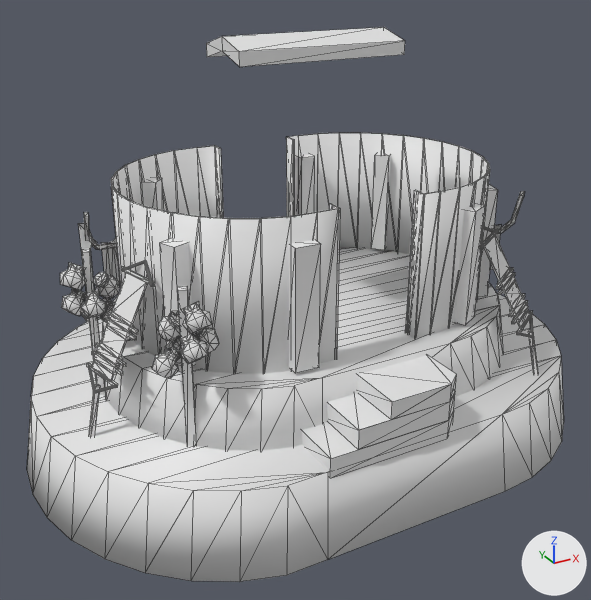
What one commit did to the COLLADA model art/meshes/structural/mayas/house_04.dae.
One viewpoint serves both versions: a 50 mm camera at (-12.0, -20.7, 11.1) aimed at (-0.8, -0.3, 0.8). The axes (+X, +Y, +Z) are drawn at lower right. The lights are the same throughout. The first picture is the older version. Mesh edges are drawn as thin lines.

The first picture shows 'house_04'.
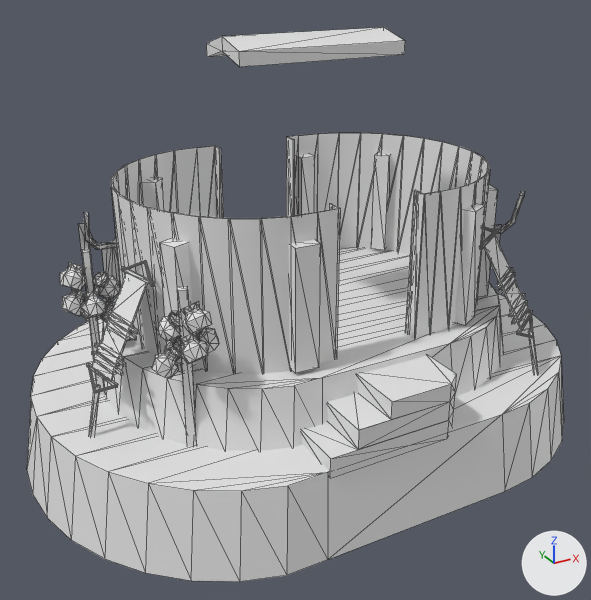
The newer file is also turned or shifted as a whole; pictures and numbers use the older file's frame.

Pixel boxes (x1, y1, x2, y2) of what changed, in the pictures (591 x 600 px):
part 1 of me_cubo_005, reshaped: before (481, 226, 533, 337); after (484, 229, 533, 335)
part 2 of me_cubo_005, reshaped: before (89, 261, 152, 393); after (89, 272, 150, 388)

Diff of the bpy script that builds the scene:
```diff
--- a/art/meshes/structural/mayas/house_04.dae.py
+++ b/art/meshes/structural/mayas/house_04.dae.py
@@ me_cubo_005 @@
 # used by ob_house_04; location = (0.0, 0.0, 0.0)
-me_cubo_005.from_pydata(...)  # 1690 vertices, 3071 faces; spans x -9.3..9.0, y -6.3..6.7, z -3.7..8.7
-me_cubo_005.materials.append(mat_a_novas_texturas_mayas__welton__004)  # white #e7e7e7
+me_cubo_005.from_pydata(...)  # 1474 vertices, 2630 faces; spans x -9.3..9.0, y -6.3..6.7, z -3.7..8.7
+# me_cubo_005 part 1: 7 vertices moved within x 4.3..5.6, y -4.7..-2.8, z 0.4..2.9; 106 vertices removed from x 3.6..5.6, y -4.7..-2.8, z -0.1..3.3
+# me_cubo_005 part 2: 5 vertices moved within x -7.5..-5.8, y -2.1..-1.4, z 0.0..2.9; 104 vertices removed from x -7.5..-5.6, y -2.1..-0.3, z -0.1..3.3
+# other edits to the shape of me_cubo_005 do not show in these pictures
```
